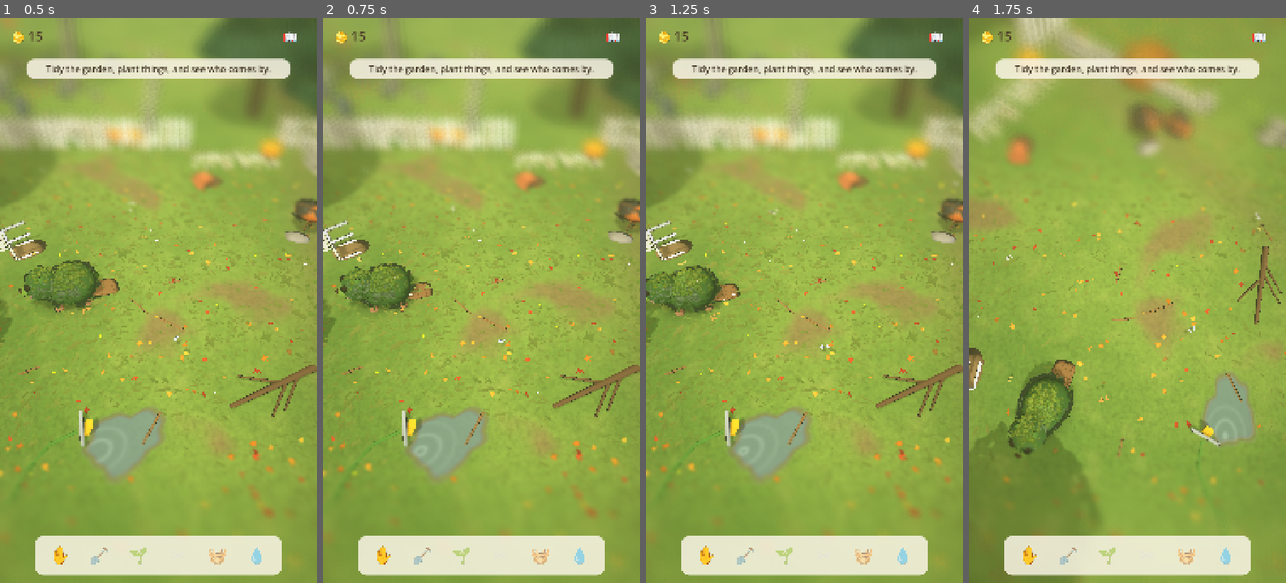
Above: before the commit, frames 1-4 (left to right).
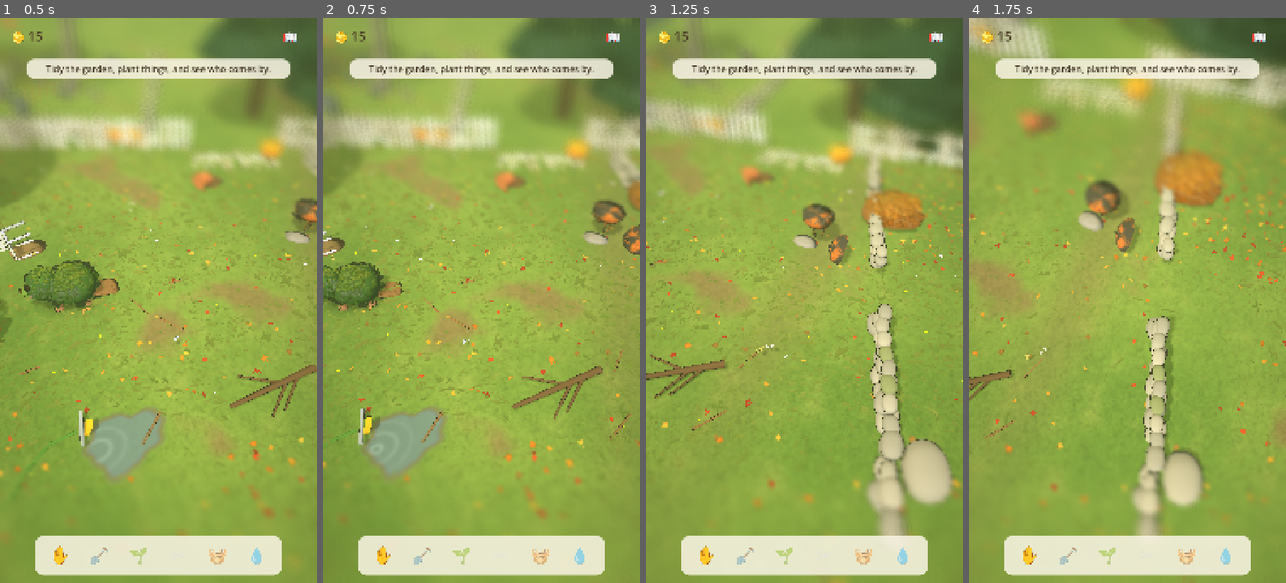
Above: after the commit, the same moments.

Repository: LuckyMonkey/hedgepets
Game: Godot game, scene res://garden.tscn
Two runs of this game, one before a commit and one after it. Both use one fixed random seed, a clock stepped at 60 frames per second and the inputs below.
Inputs (mouse positions are in pixels of both pictures, inside the frame that each line leads up to):
- Up to frame 1 (0.5 s): no input
- Up to frame 2 (0.75 s): tap Enter at 0.5 s; move the mouse to (551, 272) at 0.52 s; hold Right (ui_right) from 0.53 s (still down); hold Q from 0.53 s (still down); click (551, 272) at 0.67 s
- Up to frame 3 (1.25 s): keep holding Right (ui_right); keep holding Q; tap E at 0.8 s
- Up to frame 4 (1.75 s): release Right (ui_right) at 1.25 s; release Q at 1.25 s; drag from (1064, 328) to (1111, 413) at 1.27 s

Frame 1 is identical in both runs. In frame 2, 17% of the frame differs, in the area x 0-100%, y 0-93%; in frame 3, 33%; in frame 4, 35%, in the area x 0-100%, y 0-100%.

Commit message:
Camera: slow turn (no fling glide), right-drag / two-finger pan with pinch zoom, WASD/QE/RF keys, zoom in to 4.5 with an eye-level close-up; motion check drives a real pan drag
Co-Authored-By: Claude Opus 5.5 <noreply@anthropic.com>

Diff:
--- a/scripts/garden/garden.gd
+++ b/scripts/garden/garden.gd
@@ -15,23 +15,21 @@
 var pets: Array[HedgePetNode] = []
 var obstacles: Array = []                         # fixed: [Vector2 centre (x, z), radius] (trees)
 var things: Array = []                            # the garden's props: {id, kind, node, at (Vector2), radius, junk, value}
-var _target := Vector3(0.0, 0.0, -0.5)
+var _target := Vector3(0.0, 0.0, -0.8)
 var _distance := 12.5
 ## The camera eases toward these (Motion.approach): input moves the goal, never the camera itself; a drag that ends
 ## moving keeps gliding a little.
-var _goal_target := Vector3(0.0, 0.0, -0.5)
+var _goal_target := Vector3(0.0, 0.0, -0.8)
 ## Orbit: the camera circles the middle of the garden. Drag sideways to spin (with a glide after a fling), drag up and
 ## down to tilt a little, wheel / pinch to zoom. Springs on all three (Motion.spring).
 const CENTER := Vector3(0.0, 0.0, -0.8)
 var _yaw := 0.0
 var _goal_yaw := 0.0
-var _yaw_velocity := 0.0
 var _elev := deg_to_rad(49.5)
 var _goal_elev := deg_to_rad(49.5)
 var _cam_yaw := {}
 var _cam_elev := {}
 var _goal_distance := 12.5
-var _pan_velocity := Vector3.ZERO
 var _cam_pan := {}
 var _cam_zoom := {}
 var _press_at := Vector2.INF
@@ -124,9 +122,12 @@
 
 
 func _place_camera() -> void:
-	var dir := Vector3(sin(_yaw) * cos(_elev), sin(_elev), cos(_yaw) * cos(_elev))
-	camera.position = CENTER + dir * _distance
-	camera.look_at(CENTER, Vector3.UP)
+	# up close the camera comes down toward eye level, so a close-up shows faces, not tops of heads
+	var close := clampf((12.5 - _distance) / (12.5 - ZOOM_MIN), 0.0, 1.0)
+	var el := _elev - close * close * 0.45
+	var dir := Vector3(sin(_yaw) * cos(el), sin(el), cos(_yaw) * cos(el))
+	camera.position = _target + dir * _distance
+	camera.look_at(_target, Vector3.UP)
 
 
 ## A real lawn: soft patches of greens, bald dirt spots, a worn track from the gate to the grill.
@@ -716,17 +717,17 @@
 func _process(delta: float) -> void:
 	for node in pets:
 		_walk(node, delta)
-	if _press_at == Vector2.INF and absf(_yaw_velocity) > 0.001:     # keep turning a little after a fling
-		_goal_yaw += _yaw_velocity * delta
-		_yaw_velocity *= pow(0.04, delta)
-	_yaw = Motion.spring(_yaw, _goal_yaw, _cam_yaw, 0.07 if _dragged else 0.45, delta)   # tight under a finger, unhurried otherwise
+	if is_processing_unhandled_input():
+		_keys(delta)
+	_target = Motion.spring(_target, _goal_target, _cam_pan, 0.12, delta)
+	_yaw = Motion.spring(_yaw, _goal_yaw, _cam_yaw, 0.1 if _dragged else 0.45, delta)
 	_elev = Motion.spring(_elev, _goal_elev, _cam_elev, 0.1 if _dragged else 0.25, delta)
 	_distance = Motion.spring(_distance, _goal_distance, _cam_zoom, 0.16, delta)
 	_place_camera()
 
 
 func _clamp_target(t: Vector3) -> Vector3:
-	return Vector3(clampf(t.x, -12.0, 12.0), 0.0, clampf(t.z, -9.0, 8.0))
+	return Vector3(clampf(t.x, -15.0, 15.0), 0.0, clampf(t.z, -14.0, 12.0))
 
 
 ## Wander: stand a while, look around, pick a free spot, walk there with a little step, turning to face the way.
@@ -824,19 +825,55 @@
 
 
 # ------------------------------------------------------------------ input: pan, zoom, tap a pet
+## Controls. Left drag / one finger: turn around the garden (slowly, no glide) and tilt a little. Right drag / two
+## fingers: pan, the ground follows your hand. Wheel / pinch: zoom, from close-up to the whole garden.
+## Keys: WASD or arrows pan, Q / E turn, R / F zoom.
+const TURN_PER_PX := 0.0025
+const ZOOM_MIN := 4.5
+const ZOOM_MAX := 24.0
+var _touches := {}                 # touch index -> position
+var _pinch := 0.0
+
+
 func _unhandled_input(event: InputEvent) -> void:
 	if event is InputEventMagnifyGesture:
-		_goal_distance = clampf(_goal_distance / event.factor, 8.0, 24.0)
+		_zoom_by(1.0 / event.factor)
 		return
 	if event is InputEventMouseButton and (event.button_index == MOUSE_BUTTON_WHEEL_UP or event.button_index == MOUSE_BUTTON_WHEEL_DOWN):
-		_goal_distance = clampf(_goal_distance * (0.88 if event.button_index == MOUSE_BUTTON_WHEEL_UP else 1.12), 8.0, 24.0)
+		_zoom_by(0.88 if event.button_index == MOUSE_BUTTON_WHEEL_UP else 1.12)
+		return
+	# two fingers: pan with their midpoint, pinch to zoom; a single finger never turns while two are down
+	if event is InputEventScreenTouch:
+		if event.pressed:
+			_touches[event.index] = event.position
+		else:
+			_touches.erase(event.index)
+		_pinch = _touch_spread()
+		if _touches.size() >= 2:
+			_press_at = Vector2.INF              # a second finger cancels the tap / turn
+			return
+	if event is InputEventScreenDrag and _touches.size() >= 2:
+		var before := _touch_mid()
+		_touches[event.index] = event.position
+		_pan_by((_touch_mid() - before))
+		var spread := _touch_spread()
+		if _pinch > 1.0 and spread > 1.0:
+			_zoom_by(_pinch / spread)
+		_pinch = spread
+		return
+	if event is InputEventScreenDrag:
+		_touches[event.index] = event.position
+	# right mouse button: pan
+	if event is InputEventMouseMotion and event.button_mask & MOUSE_BUTTON_MASK_RIGHT:
+		_pan_by(event.relative)
+		return
+	if _touches.size() >= 2:
 		return
 	var pressed: bool = (event is InputEventMouseButton and event.button_index == MOUSE_BUTTON_LEFT and event.pressed) or (event is InputEventScreenTouch and event.pressed)
 	var released: bool = (event is InputEventMouseButton and event.button_index == MOUSE_BUTTON_LEFT and not event.pressed) or (event is InputEventScreenTouch and not event.pressed)
 	if pressed:
 		_press_at = event.position
 		_dragged = false
-		_yaw_velocity = 0.0
 	elif released and _press_at != Vector2.INF:
 		if not _dragged:
 			_tap(event.position)
@@ -845,10 +882,48 @@
 		if event.position.distance_to(_press_at) > 10.0:
 			_dragged = true
 		if _dragged:
-			var turn: float = -event.relative.x * 0.006
-			_goal_yaw += turn
-			_yaw_velocity = lerpf(_yaw_velocity, turn * 60.0, 0.5)
-			_goal_elev = clampf(_goal_elev + event.relative.y * 0.003, deg_to_rad(28), deg_to_rad(72))
+			_goal_yaw -= event.relative.x * TURN_PER_PX
+			_goal_elev = clampf(_goal_elev + event.relative.y * 0.002, deg_to_rad(28), deg_to_rad(72))
+
+
+func _touch_mid() -> Vector2:
+	var m := Vector2.ZERO
+	for k in _touches:
+		m += _touches[k]
+	return m / maxf(1.0, _touches.size())
+
+
+func _touch_spread() -> float:
+	if _touches.size() < 2:
+		return 0.0
+	var pts: Array = _touches.values()
+	return (pts[0] as Vector2).distance_to(pts[1])
+
+
+## Move the view by a screen drag: the ground follows the hand (drag right, the garden moves right).
+func _pan_by(screen: Vector2) -> void:
+	var k := _goal_distance * 0.0016
+	var right := Vector3(cos(_yaw), 0, -sin(_yaw))
+	var toward_camera := Vector3(sin(_yaw), 0, cos(_yaw))
+	_goal_target = _clamp_target(_goal_target - right * screen.x * k - toward_camera * screen.y * k)
+
+
+func _zoom_by(factor: float) -> void:
+	_goal_distance = clampf(_goal_distance * factor, ZOOM_MIN, ZOOM_MAX)
+
+
+func _keys(delta: float) -> void:
+	var pan := Vector2(Input.get_axis("ui_left", "ui_right"), Input.get_axis("ui_up", "ui_down"))
+	if Input.is_physical_key_pressed(KEY_A): pan.x -= 1.0
+	if Input.is_physical_key_pressed(KEY_D): pan.x += 1.0
+	if Input.is_physical_key_pressed(KEY_W): pan.y -= 1.0
+	if Input.is_physical_key_pressed(KEY_S): pan.y += 1.0
+	if pan != Vector2.ZERO:
+		_pan_by(-pan.limit_length(1.0) * 520.0 * delta)
+	if Input.is_physical_key_pressed(KEY_Q): _goal_yaw += 0.9 * delta
+	if Input.is_physical_key_pressed(KEY_E): _goal_yaw -= 0.9 * delta
+	if Input.is_physical_key_pressed(KEY_R): _zoom_by(1.0 - 1.2 * delta)
+	if Input.is_physical_key_pressed(KEY_F): _zoom_by(1.0 + 1.2 * delta)
 
 
 func _tap(at: Vector2) -> void:
--- a/tools/motion_check.gd
+++ b/tools/motion_check.gd
@@ -42,6 +42,7 @@
 	watch("gerald leaves", func() -> float: return gerald.leaf_growth, 0.12)
 	watch("camera yaw", func() -> float: return garden._yaw, 0.06)
 	watch("camera height", func() -> float: return garden.camera.position.y, 0.5)
+	watch("camera target", func() -> float: return garden._target.x, 0.8)   # follows the hand, never faster
 	watch("camera distance", func() -> float: return garden._distance, 0.6)
 	watch("toast alpha", func() -> float: return game._toast.modulate.a, 0.35)
 	await frames(60)
@@ -50,6 +51,10 @@
 	await frames(90)
 	print("camera orbit + zoom…")
 	garden._goal_yaw += 2.0
+	await frames(60)
+	for i in range(20):                              # a real right-drag: 20 moves, one per frame
+		garden._pan_by(Vector2(-20, 12))
+		await frames(1)
 	garden._goal_distance = 20.0
 	await frames(90)
 	print("a plant grows a stage…")
Not shown, added: docs/acceptance/orbit.png.import
Not shown, changed: docs/GARDEN.md
